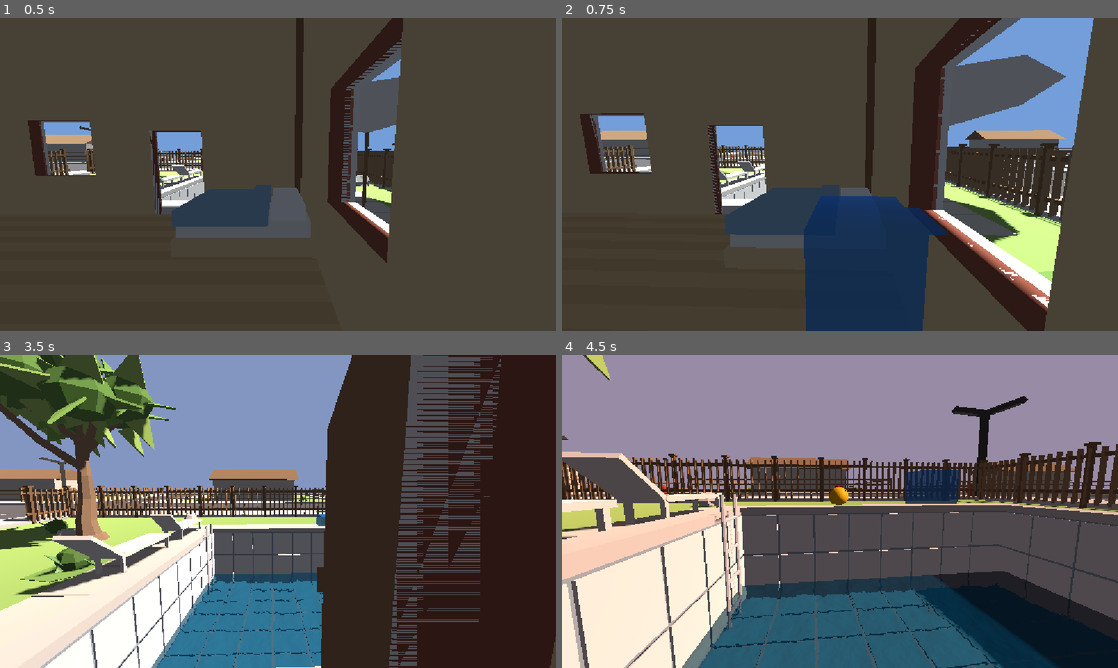
Above: before the commit, frames 1-4 (two rows, left to right).
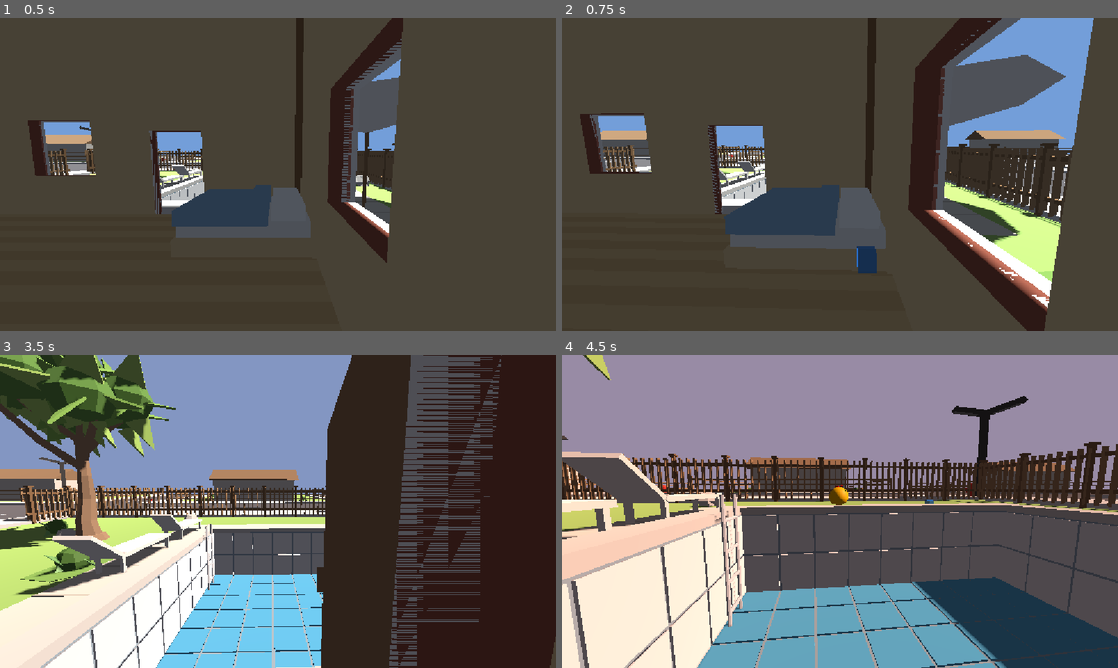
Above: after the commit, the same moments.

Repository: mife-user/drop
Game: Godot game, scene res://scenes/main.tscn
The game is run twice, just before and just after one commit, with the same random seed, the same clock (stepped at 60 frames per second) and the same inputs.
Inputs (mouse positions are in pixels of both pictures, inside the frame that each line leads up to):
- Up to frame 1 (0.5 s): no input
- Up to frame 2 (0.75 s): tap Enter at 0.5 s; move the mouse to (834, 180) at 0.52 s; hold W (move_forward) from 0.53 s (still down); click (834, 180) at 0.6 s
- Up to frame 3 (3.5 s): tap Space (jump) at 0.77, 1.52, 2.75, 3.02 s; move the mouse to (316, 514) at 1.27 s; tap M at 1.35, 2.85 s; move the mouse to (233, 508) at 2.02 s; click (233, 508) at 2.1 s; move the mouse to (283, 511) at 2.77 s; release W (move_forward) at 2.78 s; hold A (move_left) from 2.78 s (still down); click (283, 511) at 2.92 s
- Up to frame 4 (4.5 s): move the mouse to (817, 505) at 3.52 s; release A (move_left) at 3.53 s; hold W (move_forward) from 3.53 s (still down); click (817, 505) at 3.6 s; tap Space (jump) at 3.77 s; move the mouse to (867, 511) at 4.27 s; tap M at 4.35 s

Frame 1 is identical in both runs. In frame 2, 8.9% of the frame differs, in the area x 43-70%, y 56-100%; in frame 3, 7.5%; in frame 4, 19%, in the area x 21-100%, y 36-100%.

Commit message:
feat:继续修复水面BUG

Diff:
--- a/scenes/main.tscn
+++ b/scenes/main.tscn
@@ -12,23 +12,83 @@
 [ext_resource type="PackedScene" uid="uid://ltjma8yc4edk" path="res://scenes/木碗.tscn" id="10_0ld40"]
 [ext_resource type="Script" uid="uid://discn4sa6uiva" path="res://scripts/player.gd" id="10_player"]
 [ext_resource type="Script" uid="uid://bfb61dybj85il" path="res://scripts/day_night.gd" id="11_daynight"]
+[ext_resource type="Script" uid="uid://bfv5q1mmadjhq" path="res://scripts/吸水区.gd" id="12_jscy8"]
+[ext_resource type="Script" uid="uid://ckcs27n5fcp7u" path="res://scripts/水面.gd" id="13_pm3ni"]
 [ext_resource type="PackedScene" uid="uid://lfxle76y58ea" path="res://scenes/路灯.tscn" id="13_trceg"]
 [ext_resource type="Script" uid="uid://ciengu2qtaaec" path="res://scripts/水枪.gd" id="14_gun"]
 [ext_resource type="PackedScene" path="res://scenes/水块.tscn" id="15_blob"]
 [ext_resource type="Script" uid="uid://o1wogbkcri5i" path="res://scripts/水块容器.gd" id="16_field"]
-[ext_resource type="PackedScene" uid="uid://dgnn5wh35jn7q" path="res://scenes/吸水区.tscn" id="17_sink"]
 [ext_resource type="PackedScene" uid="uid://dx63t2g53j0da" path="res://resources/盆栽花.glb" id="18_0ld40"]
 [ext_resource type="PackedScene" uid="uid://dq3n8vb2wk7ha" path="res://scenes/时钟.tscn" id="22_clock"]
 [ext_resource type="Script" uid="uid://bb2vil040p1on" path="res://scripts/pool_ladder_exit.gd" id="23_pool_exit"]
 
 [sub_resource type="BoxShape3D" id="BoxShape3D_pool_exclusion"]
-size = Vector3(6.0259156, 2.4327393, 5.6104865)
+size = Vector3(6.0259156, 2.4327393, 5.9381275)
+
+[sub_resource type="BoxShape3D" id="BoxShape3D_yc10j"]
+size = Vector3(5.815387, 1.3226776, 5.4978156)
+
+[sub_resource type="FastNoiseLite" id="FastNoiseLite_3o8g1"]
+
+[sub_resource type="NoiseTexture2D" id="NoiseTexture2D_wx2l2"]
+noise = SubResource("FastNoiseLite_3o8g1")
+seamless = true
+as_normal_map = true
+
+[sub_resource type="StandardMaterial3D" id="StandardMaterial3D_s55e4"]
+transparency = 1
+depth_draw_mode = 1
+albedo_color = Color(0.05882353, 0.3137255, 0.49019608, 0.8117647)
+roughness = 0.0
+normal_enabled = true
+normal_texture = SubResource("NoiseTexture2D_wx2l2")
+refraction_enabled = true
+refraction_texture = SubResource("NoiseTexture2D_wx2l2")
+uv1_scale = Vector3(0.25, 0.25, 0.25)
+uv1_triplanar = true
+uv1_triplanar_sharpness = 0.4756823
+uv1_world_triplanar = true
+
+[sub_resource type="BoxMesh" id="BoxMesh_s55e4"]
+material = SubResource("StandardMaterial3D_s55e4")
+size = Vector3(6.311968, 1, 5.5394897)
 
 [sub_resource type="BoxShape3D" id="BoxShape3D_hydrant"]
 size = Vector3(0.562, 0.78, 0.413)
 
 [sub_resource type="BoxShape3D" id="BoxShape3D_ladder_trigger"]
 size = Vector3(1, 1.7, 1.1)
+
+[sub_resource type="CylinderShape3D" id="CylinderShape3D_01bhw"]
+height = 1.4888916
+radius = 2.8989258
+
+[sub_resource type="FastNoiseLite" id="FastNoiseLite_jscy8"]
+
+[sub_resource type="NoiseTexture2D" id="NoiseTexture2D_pm3ni"]
+noise = SubResource("FastNoiseLite_jscy8")
+seamless = true
+as_normal_map = true
+
+[sub_resource type="StandardMaterial3D" id="StandardMaterial3D_y6deb"]
+transparency = 1
+depth_draw_mode = 1
+albedo_color = Color(0.05882353, 0.3137255, 0.49019608, 0.80784315)
+roughness = 0.0
+normal_enabled = true
+normal_texture = SubResource("NoiseTexture2D_pm3ni")
+refraction_enabled = true
+refraction_texture = SubResource("NoiseTexture2D_pm3ni")
+uv1_scale = Vector3(0.25, 0.25, 0.25)
+uv1_triplanar = true
+uv1_triplanar_sharpness = 0.4756823
+uv1_world_triplanar = true
+
+[sub_resource type="CylinderMesh" id="CylinderMesh_phbvy"]
+material = SubResource("StandardMaterial3D_y6deb")
+top_radius = 0.028320313
+bottom_radius = 0.028320313
+height = 0.001
 
 [sub_resource type="CapsuleShape3D" id="CapsuleShape3D_person"]
 radius = 0.28
@@ -81,13 +141,31 @@
 monitorable = false
 
 [node name="CollisionShape3D" type="CollisionShape3D" parent="场景/PoolExclusion" unique_id=1475715087]
-transform = Transform3D(1, 0, 0, 0, 1, 0, 0, 0, 1, 0.016693115, -0.44876575, 0.018370628)
+transform = Transform3D(1, 0, 0, 0, 1, 0, 0, 0, 1, 0.016693115, -0.44876575, -0.0011246204)
 shape = SubResource("BoxShape3D_pool_exclusion")
 debug_color = Color(0.7390799, 4.813075e-08, 0.36650893, 0.41960785)
 
-[node name="吸水区" parent="场景/PoolExclusion" unique_id=880080188 instance=ExtResource("17_sink")]
+[node name="吸水区" type="Area3D" parent="场景/PoolExclusion" unique_id=880080188 node_paths=PackedStringArray("surface", "shape_node")]
 transform = Transform3D(1, 0, 0, 0, 1, 0, 0, 0, 1, 0.1313355, -0.32407093, -0.011224985)
+collision_layer = 8
+collision_mask = 4
+monitorable = false
+script = ExtResource("12_jscy8")
 capacity = 9.7811
+surface = NodePath("水面")
+shape_node = NodePath("CollisionShape3D")
+surface_kind = 1
+
+[node name="CollisionShape3D" type="CollisionShape3D" parent="场景/PoolExclusion/吸水区" unique_id=214760503]
+transform = Transform3D(1.1, 0, 0, 0, 1.1, 0, 0, 0, 1.1, -0.22990632, -0.67972565, 0.0294137)
+shape = SubResource("BoxShape3D_yc10j")
+debug_color = Color(0.18294686, 0.51271874, 1, 0.77254903)
+
+[node name="水面" type="MeshInstance3D" parent="场景/PoolExclusion/吸水区" unique_id=75791470]
+transform = Transform3D(0.991006, 0, 0, 0, 1.3226776, 0, 0, 0, 1.0021315, 0, -0.67972565, 0)
+mesh = SubResource("BoxMesh_s55e4")
+script = ExtResource("13_pm3ni")
+flow_speed = Vector2(0.05, 0.02)
 
 [node name="草堆" type="Node3D" parent="场景" unique_id=1872029055]
 
@@ -188,6 +266,28 @@
 [node name="木碗" parent="场景" unique_id=1846252498 instance=ExtResource("10_0ld40")]
 transform = Transform3D(3.965, 0, 0, 0, 3.965, 0, 0, 0, 3.965, 0, 0, -9.021)
 
+[node name="吸水区" type="Area3D" parent="场景/木碗" unique_id=1097634554 node_paths=PackedStringArray("surface", "shape_node")]
+transform = Transform3D(1, 0, 0, 0, 1, 0, 0, 0, 1, -0.01840479, -0.018748684, 0.0014121116)
+collision_layer = 8
+collision_mask = 4
+monitorable = false
+script = ExtResource("12_jscy8")
+surface = NodePath("水面")
+shape_node = NodePath("CollisionShape3D")
+top_y = 0.5
+surface_kind = 1
+surface_fit = 1
+
+[node name="CollisionShape3D" type="CollisionShape3D" parent="场景/木碗/吸水区" unique_id=585536067]
+transform = Transform3D(0.030001111, 0, 0, 0, 0.030001111, 0, 0, 0, 0.030001111, 0.017141394, 0.12851691, 0.00012988225)
+shape = SubResource("CylinderShape3D_01bhw")
+
+[node name="水面" type="MeshInstance3D" parent="场景/木碗/吸水区" unique_id=987334987]
+transform = Transform3D(0.9911059, 0, 0, 0, 1.3226818, 0, 0, 0, 1.0021356, 0.001606036, 0.14141896, -0.0054945946)
+mesh = SubResource("CylinderMesh_phbvy")
+script = ExtResource("13_pm3ni")
+flow_speed = Vector2(0.05, 0.02)
+
 [node name="OmniLight3D" type="OmniLight3D" parent="场景/木碗" unique_id=667751734]
 omni_range = 0.658
 omni_attenuation = 2.985
@@ -241,7 +341,7 @@
 field = NodePath("../../水块容器")
 muzzle = NodePath("../人物/水枪/Muzzle")
 camera = NodePath("../Camera3D")
-blob_size = 0.9700000000000001
+blob_size = 0.16999999999999998
 
 [node name="WorldEnvironment" type="WorldEnvironment" parent="." unique_id=1024865155 node_paths=PackedStringArray("sun")]
 environment = SubResource("Environment_0wfyh")
--- a/scenes/吸水区.tscn
+++ b/scenes/吸水区.tscn
@@ -16,7 +16,7 @@
 [sub_resource type="StandardMaterial3D" id="StandardMaterial3D_s55e4"]
 transparency = 1
 depth_draw_mode = 1
-albedo_color = Color(0.05882353, 0.3137255, 0.49019608, 0.5882353)
+albedo_color = Color(0.05882353, 0.3137255, 0.49019608, 0.8117647)
 roughness = 0.0
 normal_enabled = true
 normal_texture = SubResource("NoiseTexture2D_wx2l2")
--- a/scripts/吸水区.gd
+++ b/scripts/吸水区.gd
@@ -15,6 +15,8 @@
 ## 水平方向 = 碰撞盒的尺寸（含 CollisionShape3D 节点自己的缩放），水体盒的高度 = 水位。
 ## 网格自身多大都无所谓，会被缩放到正好贴合 —— 水池那种方容器用方网格，
 ## 木碗那种圆容器用圆柱网格，只是换网格 + 把 surface_fit 改成 ROUND 的事。
+## 碰撞盒的形状：BoxShape3D / CylinderShape3D / SphereShape3D / CapsuleShape3D 都认
+##（见 _shape_extents），换别的形状要回来加一条分支，否则会打印警告并退回手填高度。
 ## 所以「水面」节点在编辑器里的 transform 只是「满水长什么样」的预览，运行时会被覆盖 ——
 ## 要让水铺得更开或收窄，去改 CollisionShape3D，改水面节点本身没用。
 
@@ -55,7 +57,7 @@
 ## 当前水量（立方米），和 capacity 同单位。
 var amount: float = 0.0
 
-var _box: BoxShape3D
+var _shape: Shape3D
 var _mesh_size: Vector3 = Vector3.ONE     # 水面网格自身的尺寸（米），用来把「想要的米数」换算成 scale
 var _mesh_center: Vector3 = Vector3.ZERO  # 网格原点相对自身包围盒中心的偏移（米），贴池底时要减掉
 
@@ -65,17 +67,18 @@
 	if not is_instance_valid(shape_node):
 		shape_node = _find_shape()
 	if is_instance_valid(shape_node):
-		_box = shape_node.shape as BoxShape3D
-		if _box == null:
-			push_warning("吸水区：碰撞盒不是 BoxShape3D，水面大小和高度范围只能自己调")
+		_shape = shape_node.shape
+		if _shape == null:
+			push_warning("吸水区：碰撞盒没挂 shape，水面大小和高度范围只能自己调")
+		elif _shape_extents(_shape) == Vector3.ZERO:
+			push_warning("吸水区：认不出 %s 这种碰撞形状，水面大小和高度范围只能自己调（手填 bottom_y / top_y）" % _shape.get_class())
 	# 量一次水面网格自身的包围盒：脚本是按「米」摆水面的，换算成 scale 得先知道网格本来多大。
 	# 1×1 的平面和 6×5.5 的盒子都能量，以后换成别的模型也不用改代码。
 	if is_instance_valid(surface) and surface.mesh != null:
 		var bounds: AABB = surface.mesh.get_aabb()
 		_mesh_size = Vector3(maxf(bounds.size.x, 0.0001), maxf(bounds.size.y, 0.0001), maxf(bounds.size.z, 0.0001))
 		_mesh_center = bounds.get_center()
-	_resize_surface()
-	_update_surface()
+	_update_surface()   # 里面会先按碰撞盒贴合一次，再按当前水量摆水位
 
 
 ## 有一团水进来了：收下它的体积。已经被别的吸水区收走的水团会返回 0，不会重复计。
@@ -102,29 +105,60 @@
 	return null
 
 
+## 把碰撞形状翻译成「形状自己坐标系里的外接尺寸」，也就是一个方盒该多大。
+##
+## 物理引擎只认形状本身，而水面要的是一个方盒范围，所以得按类型各算各的：
+## 池子用方盒，木碗 / 花盆用圆柱 —— 换成圆柱网格只是换网格 + 把 surface_fit 改成 ROUND 的事，
+## 碰撞盒用什么形状都行。返回 Vector3.ZERO 表示这种形状还不认识（水面退回手填的 bottom_y / top_y）。
+##
+## 圆柱取的是外接方盒（直径 × 高）：横向正好把圆柱框住，配上 surface_fit = ROUND 再取内切圆，
+## 得到的就是半径本身，水面对得上碗口。
+func _shape_extents(s: Shape3D) -> Vector3:
+	if s is BoxShape3D:
+		return (s as BoxShape3D).size
+	if s is CylinderShape3D:
+		var cyl := s as CylinderShape3D
+		return Vector3(cyl.radius * 2.0, cyl.height, cyl.radius * 2.0)
+	if s is SphereShape3D:
+		var d: float = (s as SphereShape3D).radius * 2.0
+		return Vector3(d, d, d)
+	if s is CapsuleShape3D:
+		var cap := s as CapsuleShape3D
+		# Godot 4 的 CapsuleShape3D.height 已经把两头的半球算进去了，别再各加一个半径
+		return Vector3(cap.radius * 2.0, cap.height, cap.radius * 2.0)
+	return Vector3.ZERO
+
+
 ## 碰撞盒在「本节点坐标系」里的实际大小 —— 也就是水面该铺多大。
 ##
 ## 关键是**乘上 CollisionShape3D 节点自己的缩放**：物理引擎算碰撞时就是这么算的，
-## 而 shape.size 只是盒子资源自己的尺寸，不含这一层。
+## 而 shape 的 size / radius 只是形状资源自己的尺寸，不含这一层。
 ## 把碰撞盒节点缩小来适配小容器（木碗、花盆）时，漏掉它水面就会整整大出 1/缩放 倍 ——
 ## 缩到 0.13 就是大 7.7 倍，几米宽的水面糊在小碗上。
-func _box_size() -> Vector3:
-	if _box == null or not is_instance_valid(shape_node):
-		return Vector3.ONE
+##
+## 返回 Vector3.ZERO 表示「没用」—— 没挂碰撞盒，或形状不认识，调用方要退回手填高度。
+func _container_size() -> Vector3:
+	if _shape == null or not is_instance_valid(shape_node):
+		return Vector3.ZERO
+	var ext: Vector3 = _shape_extents(_shape)
+	if ext == Vector3.ZERO:
+		return Vector3.ZERO
 	return Vector3(
-			_box.size.x * absf(shape_node.scale.x),
-			_box.size.y * absf(shape_node.scale.y),
-			_box.size.z * absf(shape_node.scale.z))
+			ext.x * absf(shape_node.scale.x),
+			ext.y * absf(shape_node.scale.y),
+			ext.z * absf(shape_node.scale.z))
 
 
 ## 水面网格的水平位置和大小跟随碰撞盒；改碰撞盒尺寸，水面自动跟着变。
 ## 网格自身多大都行：这里按「想要的米数 ÷ 网格原始尺寸」算出 scale。
 func _resize_surface() -> void:
-	if not is_instance_valid(surface) or not is_instance_valid(shape_node) or _box == null:
+	if not is_instance_valid(surface):
+		return
+	var box: Vector3 = _container_size()
+	if box == Vector3.ZERO:
 		return
 	surface.position.x = shape_node.position.x
 	surface.position.z = shape_node.position.z
-	var box: Vector3 = _box_size()
 	# 除以网格自身的尺寸，是为了「网格本来多大都行」—— 1×1 的平面、6 米的盒子、
 	# 碗用的圆柱，都会被缩放到正好贴合。
 	# scale.y 归 _update_surface 管（水体盒的高度），这里别动。
@@ -142,16 +176,20 @@
 func _update_surface() -> void:
 	if not is_instance_valid(surface):
 		return
+	# 每次都重新贴合一遍碰撞盒：这样运行中在检查器里改碰撞盒尺寸（远程场景树），
+	# 下一团水进来时水面就跟着变了，不用重启。改尺寸的开销就是几次乘法。
+	_resize_surface()
 	var ratio: float = clampf(amount / maxf(capacity, 0.0001), 0.0, 1.0)
 	surface.visible = ratio > 0.0
 	if not surface.visible:
 		return
 	var bottom: float = bottom_y
 	var top: float = top_y
-	if auto_fit_shape and is_instance_valid(shape_node) and _box != null:
-		var box: Vector3 = _box_size()
-		bottom = shape_node.position.y - box.y * 0.5
-		top = shape_node.position.y + box.y * 0.5
+	if auto_fit_shape:
+		var box: Vector3 = _container_size()
+		if box != Vector3.ZERO:
+			bottom = shape_node.position.y - box.y * 0.5
+			top = shape_node.position.y + box.y * 0.5
 	var level: float = lerpf(bottom, top, ratio)
 	# 网格原点不一定落在包围盒中心（BoxMesh / PlaneMesh 默认在，换成 glb 就可能不在），贴池底时要减掉
 	var center_y: float = _mesh_center.y * surface.scale.y
